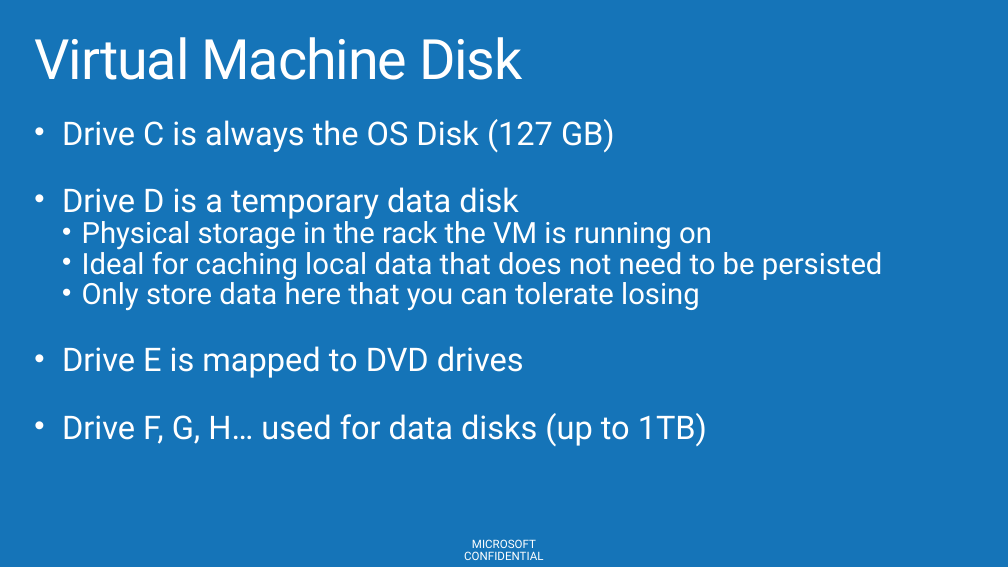
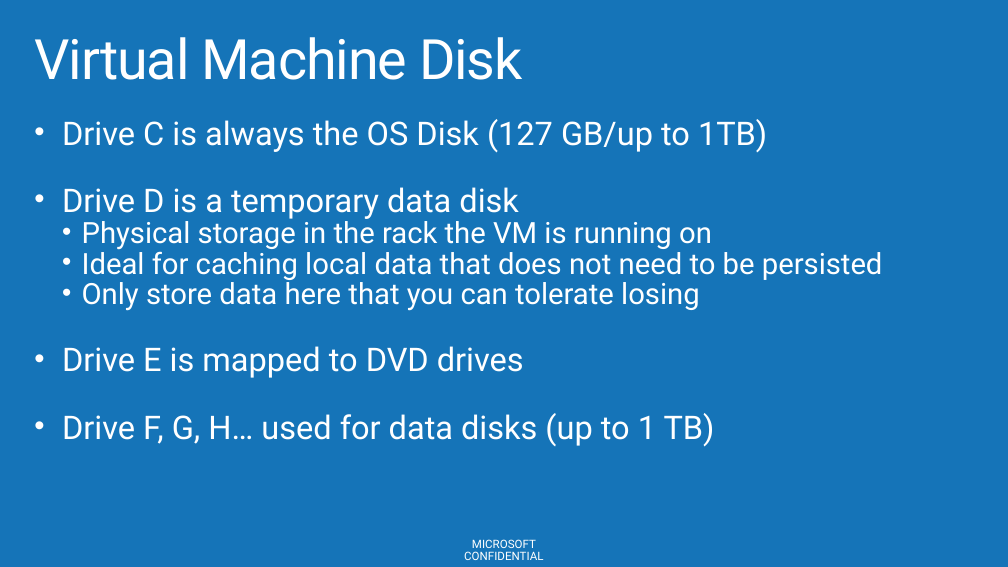
Before and after one commit to AzureCAT-GSI/SAP-on-Azure, a slide deck: slide 5 of SAP-on-Azure-Workshop-multi-day-/Presentations/Azure Compute Storage Network for SAP.pptx. Drawn at 1008x567 pixels with LibreOffice and Linux fonts; fonts in the diff are those of the drawing; background and template pictures are left out. Boxes give left, top, right and bottom in pixels: in the first picture for what was removed or moved away, otherwise in the second. Text is boxed around its words. In the diff, an @@ line names an element or a change of style, - is before the commit and + after.

```diff
--- a/SAP-on-Azure-Workshop-multi-day-/Presentations/Azure Compute Storage Network for SAP.pptx
+++ b/SAP-on-Azure-Workshop-multi-day-/Presentations/Azure Compute Storage Network for SAP.pptx
@@ text at <box>62,119,767,153</box>: text changed @@
-• Drive C is always the OS Disk (127 GB)
+• Drive C is always the OS Disk (127 GB/up to 1TB)
@@ text at <box>62,413,715,447</box>: spaces changed @@
-• Drive F, G, H… used for data disks (up to 1TB)
+• Drive F, G, H… used for data disks (up to 1 TB)
```
Also in this commit, not shown: 10 other slides changed, 2 slides added, 2 slides removed.
